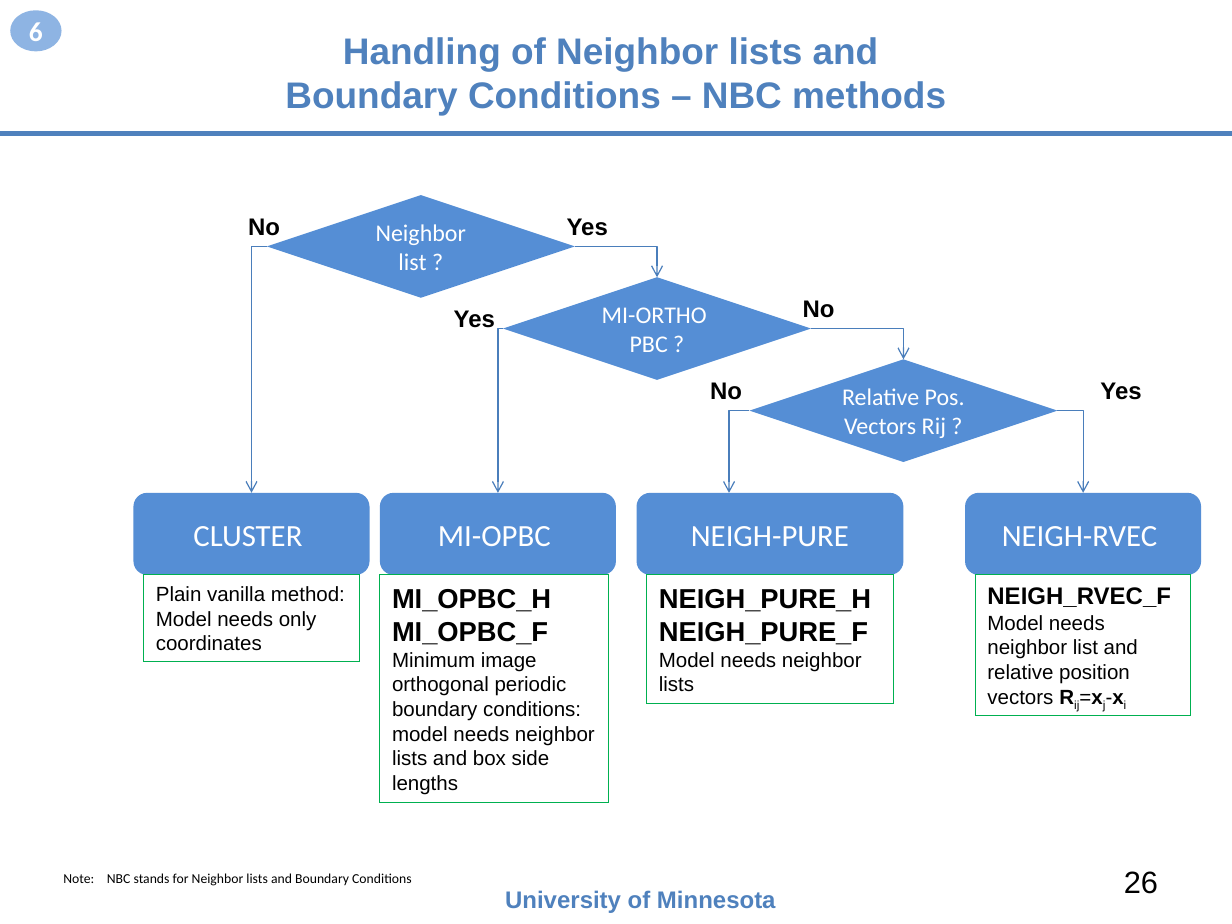
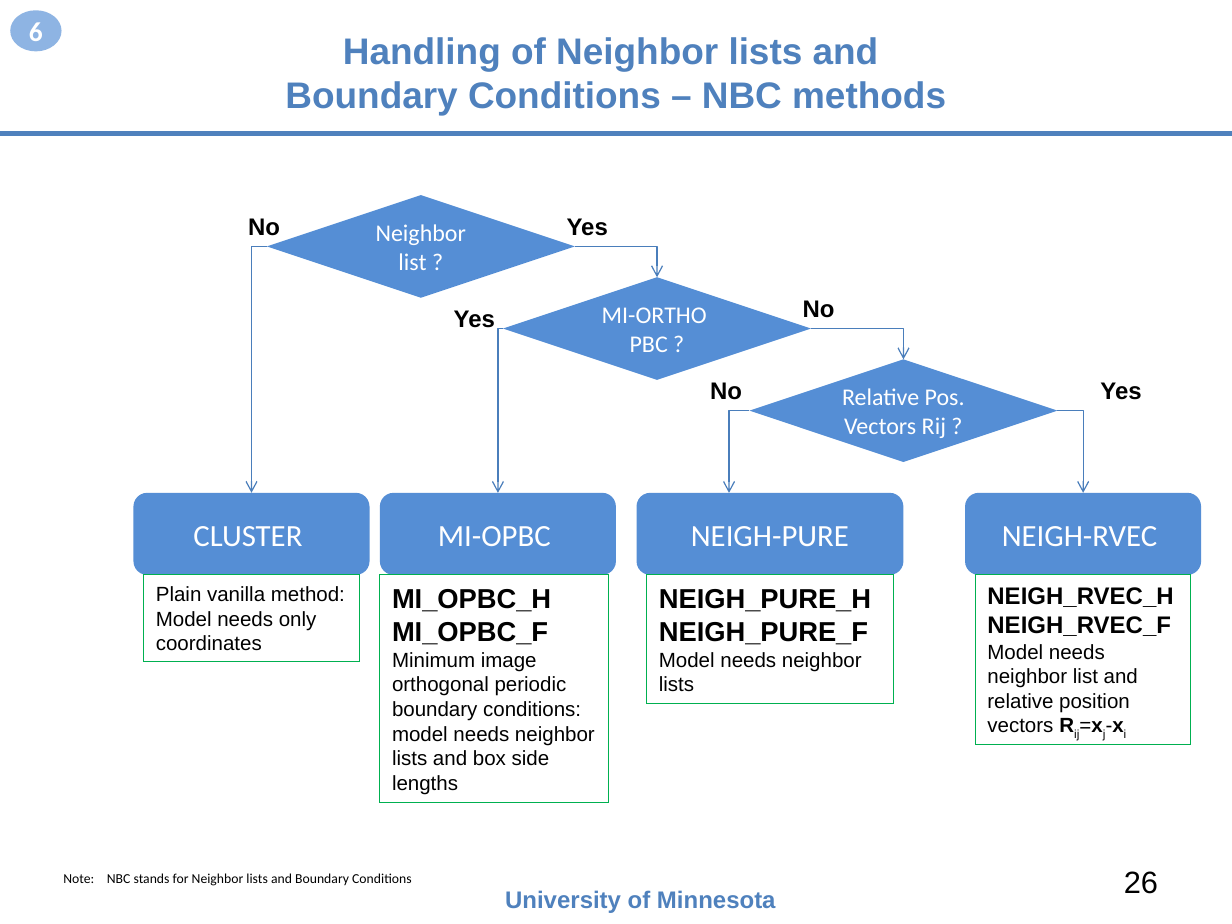
Before and after one commit to openkim/kim-api, a slide deck: slide 26 of DOCs/openkim-api-introduction.pptx. Drawn at 1232x924 pixels with LibreOffice and Linux fonts; fonts in the diff are those of the drawing. Boxes give left, top, right and bottom in pixels: in the first picture for what was removed or moved away, otherwise in the second. Text is boxed around its words. In the diff, an @@ line names an element or a change of style, - is before the commit and + after.

```diff
--- a/DOCs/openkim-api-introduction.pptx
+++ b/DOCs/openkim-api-introduction.pptx
@@ rectangle "NEIGH_RVEC_H": place and size @@
-rectangle "NEIGH_RVEC_H" at bbox=[976, 575, 1191, 716]
+rectangle "NEIGH_RVEC_H" at bbox=[976, 575, 1191, 745]
@@ text in rectangle at bbox=[987, 587, 1173, 607]: paragraph added @@
+NEIGH_RVEC_H
```
Also in this commit, not shown: 7 other slides changed, 1 slide added, 1 other file.
